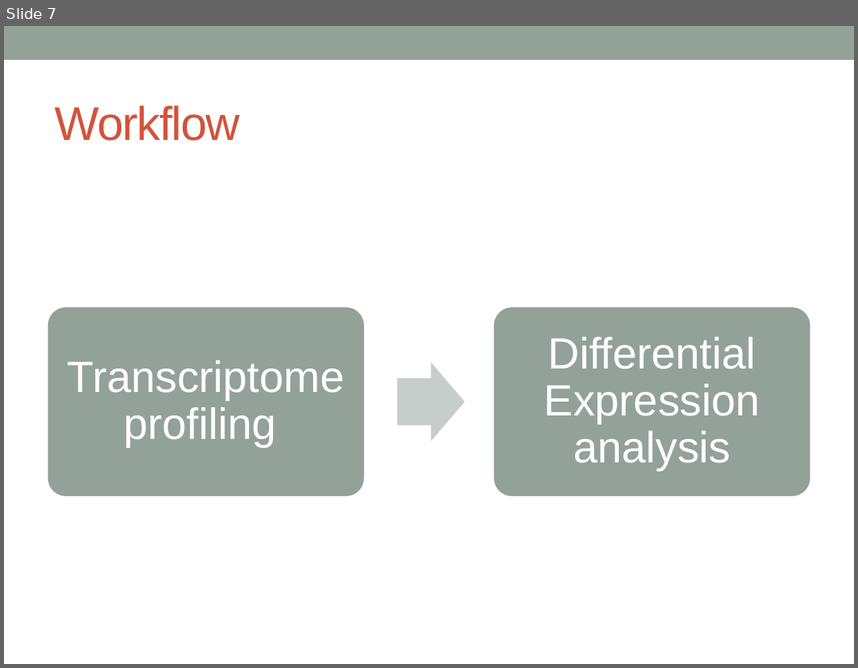
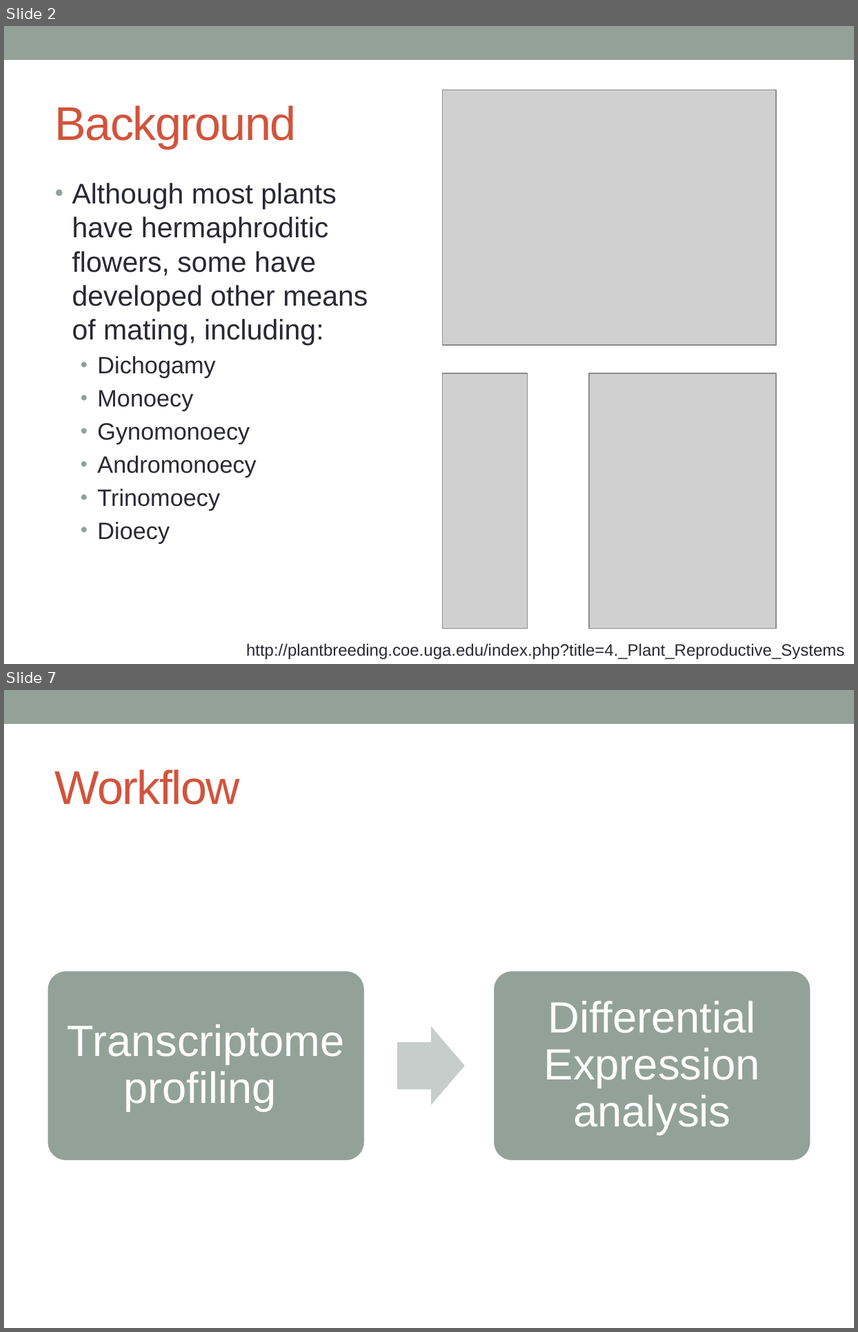
Before and after one commit to katholan/BCB546X-Spring2017_Valerin_final_project, a slide deck: asparagus.pptx. Shown one above the other, each under a label of ours: slide 7 before the commit, slides 2 and 7 after it; the slides between them are not shown. The pictures are 858x668 and 858x1332 pixels, drawn with LibreOffice and Linux fonts; fonts in the diff are those of the drawing; grey boxes stand for pictures. Boxes give left, top, right and bottom in pixels: in the first picture for what was removed or moved away, otherwise in the second. Text is boxed around its words. In the diff, an @@ line names an element or a change of style, - is before the commit and + after.

```diff
--- a/asparagus.pptx
+++ b/asparagus.pptx
@@ slide 2 added at (4,26,854,664), background #FFFFFF; not listed: 1 template element that a slide beside it also shows @@
@@ title added at (55,105,297,149), 40 pt, text #D2533C @@
+Background
@@ picture added at (443,89,777,345) @@
@@ text added at (72,183,368,544), 24 pt, text #292934 @@
+• Although most plants have hermaphroditic flowers, some have developed other means of mating, including:
+  • Dichogamy
+  • Monoecy
+  • Gynomonoecy
+  • Andromonoecy
+  • Trinomoecy
+  • Dioecy
@@ picture added at (443,373,528,628) @@
@@ picture added at (589,373,776,628) @@
@@ text added at (246,643,844,659), 14 pt, text #292934 @@
+http://plantbreeding.coe.uga.edu/index.php?title=4._Plant_Reproductive_Systems
```
Also in this commit, not shown: 16 slides changed, 3 other slides added, 1 slide removed.
